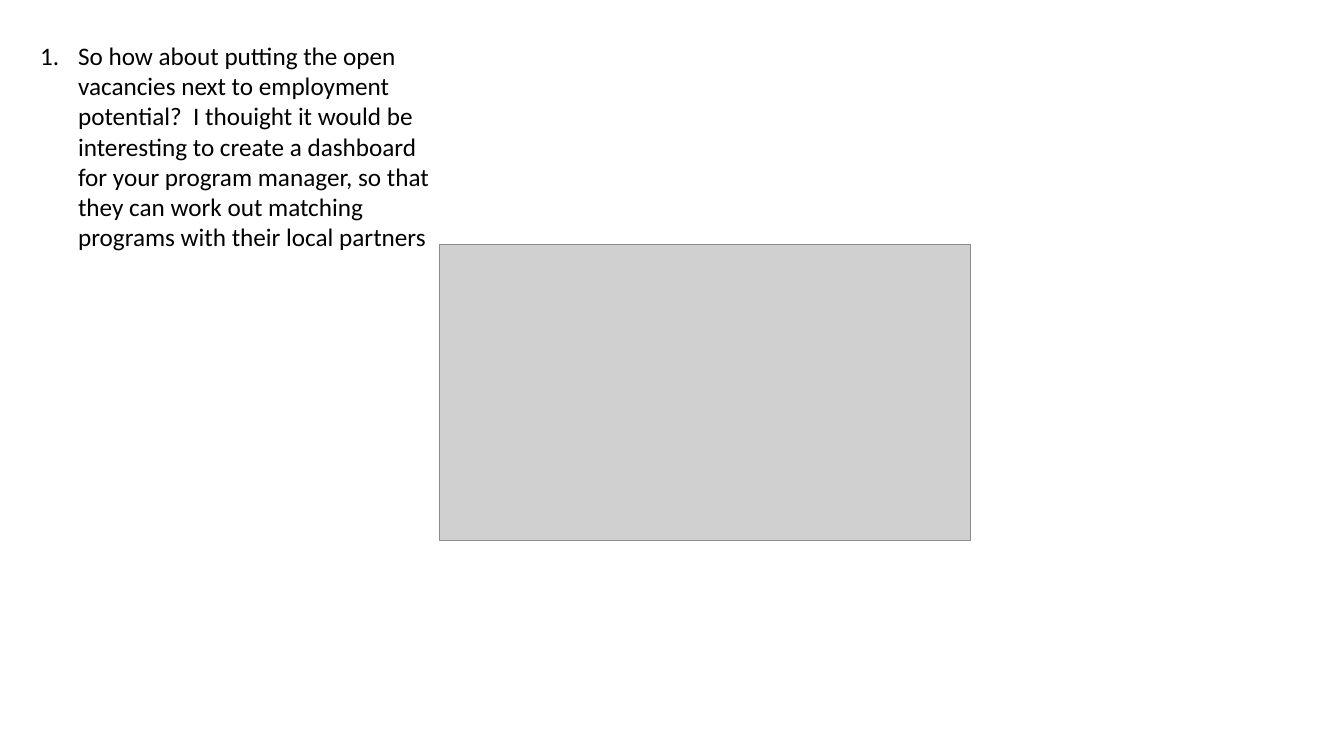
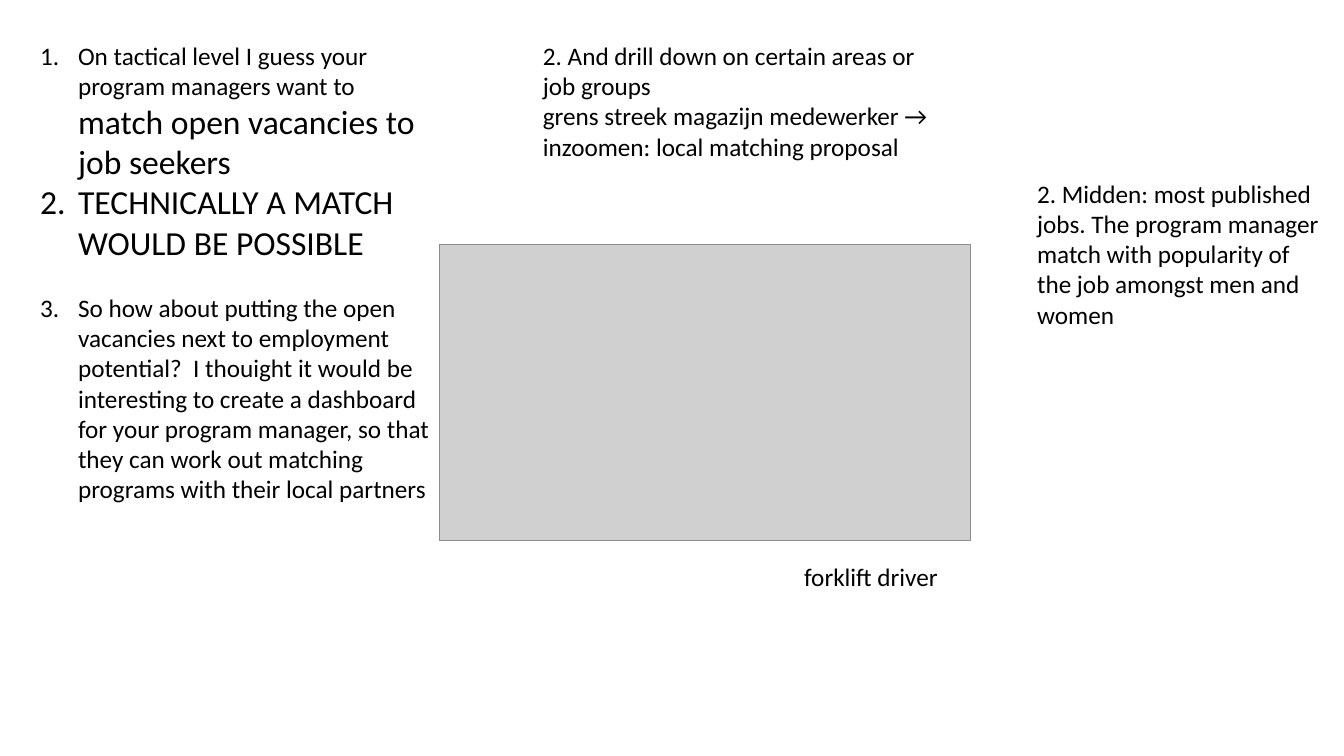
Before and after one commit to renejansen-in/employment.NL, a slide deck: slide 3 of ppt/Presentation2.pptx. Drawn at 1344x756 pixels with LibreOffice and Linux fonts; fonts in the diff are those of the drawing; grey boxes stand for pictures. Boxes give left, top, right and bottom in pixels: in the first picture for what was removed or moved away, otherwise in the second. Text is boxed around its words. In the diff, an @@ line names an element or a change of style, - is before the commit and + after.

```diff
--- a/ppt/Presentation2.pptx
+++ b/ppt/Presentation2.pptx
@@ text at (78,47,415,256): paragraphs added @@
+1. On tactical level I guess your program managers want to match open vacancies to job seekers
+2. TECHNICALLY A MATCH WOULD BE POSSIBLE
@@ text added at (543,47,914,161), 18 pt, text #000000 @@
+2. And drill down on certain areas or job groups
+grens streek magazijn medewerker → inzoomen: local matching proposal
@@ text added at (1037,185,1318,324), 18 pt, text #000000 @@
+2. Midden: most published jobs. The program manager
+match with popularity of the job amongst men and women
@@ text added at (804,568,937,586), 18 pt, text #000000 @@
+forklift driver
```
Also in this commit, not shown: 2 other slides changed, 5 other files.
